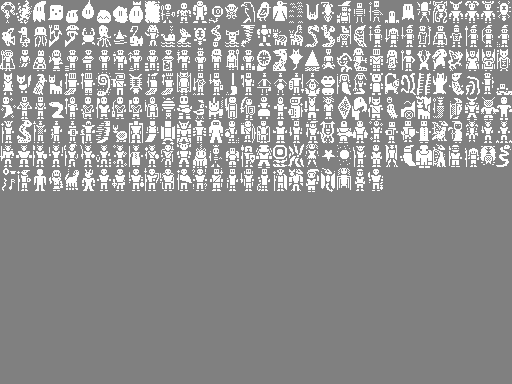
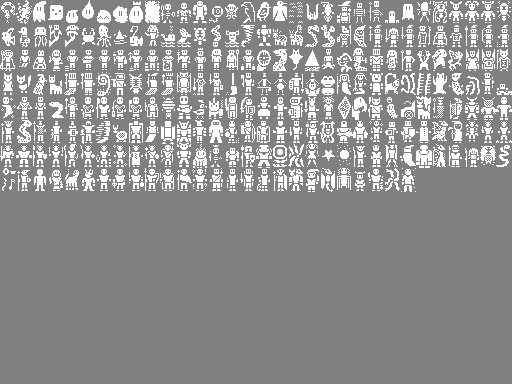
Layered file, before and after one edit (512x384). Changes by layer:
painted on "Background" over [355, 168, 416, 192]
